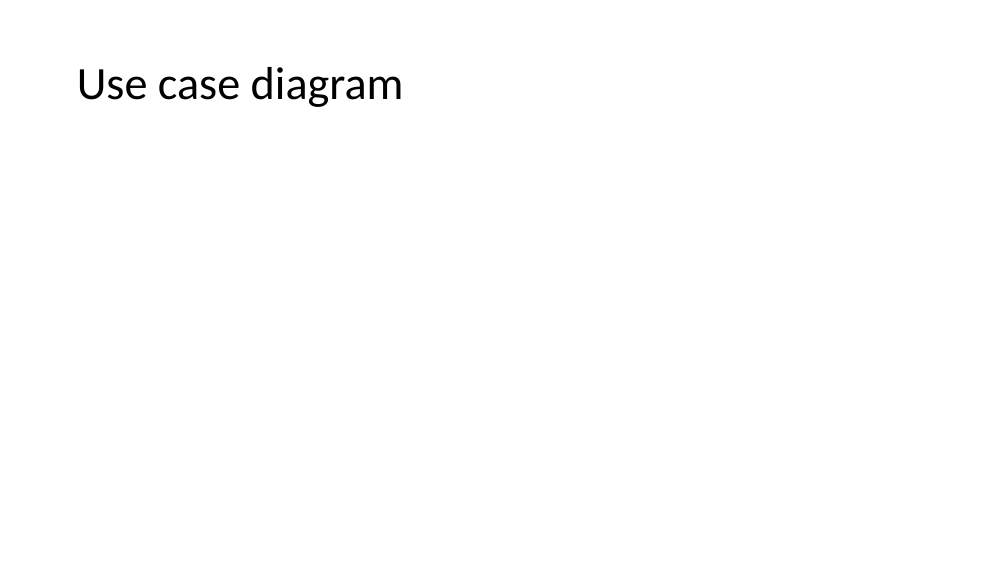
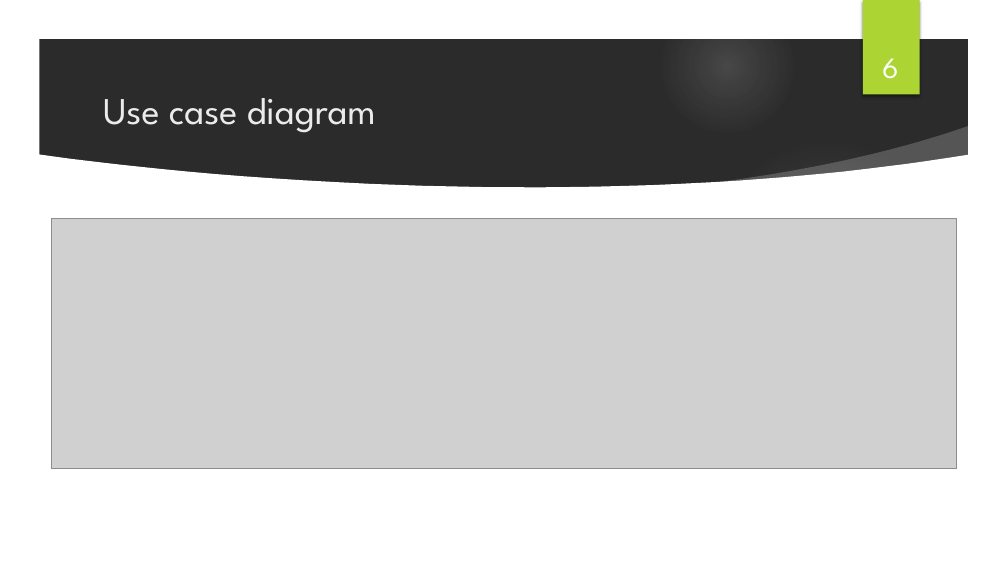
Before and after one commit to ipw969/370Project, a slide deck: slide 6 of Documentation/Final Project Presentation/Achievatron Final Presentation.pptx (slide 5 before the commit). Drawn at 1008x567 pixels with LibreOffice and Linux fonts; fonts in the diff are those of the drawing; grey boxes stand for pictures; background and template pictures are left out; a plain dark background stands for a picture behind light text. Boxes give left, top, right and bottom in pixels: in the first picture for what was removed or moved away, otherwise in the second. Text is boxed around its words. In the diff, an @@ line names an element or a change of style, - is before the commit and + after.

```diff
--- a/Documentation/Final Project Presentation/Achievatron Final Presentation.pptx
+++ b/Documentation/Final Project Presentation/Achievatron Final Presentation.pptx
@@ background #FFFFFF to picture (left out) @@
@@ group added at [0, 0, 1008, 567]: 4 ellipses, 3 freeform shapes @@
@@ rectangle added at [863, 0, 920, 95], fill #ACD433 @@
@@ page number added at [882, 58, 898, 79], 28 pt, text #FFFFFF @@
+6
@@ title "Use case diagram": place and size @@
-title "Use case diagram" at [77, 67, 404, 107]
+title "Use case diagram" at [103, 98, 376, 133]
@@ title "Use case diagram" at [103, 98, 376, 133]: size 44 to 36 pt, font Calibri to League Spartan, text colour #000000 to #EBEBEB; line spacing 0.9 to 1 @@
@@ picture added at [51, 219, 957, 469] @@
```
Also in this commit, not shown: 7 other slides changed, 6 slides added, 5 slides removed.
